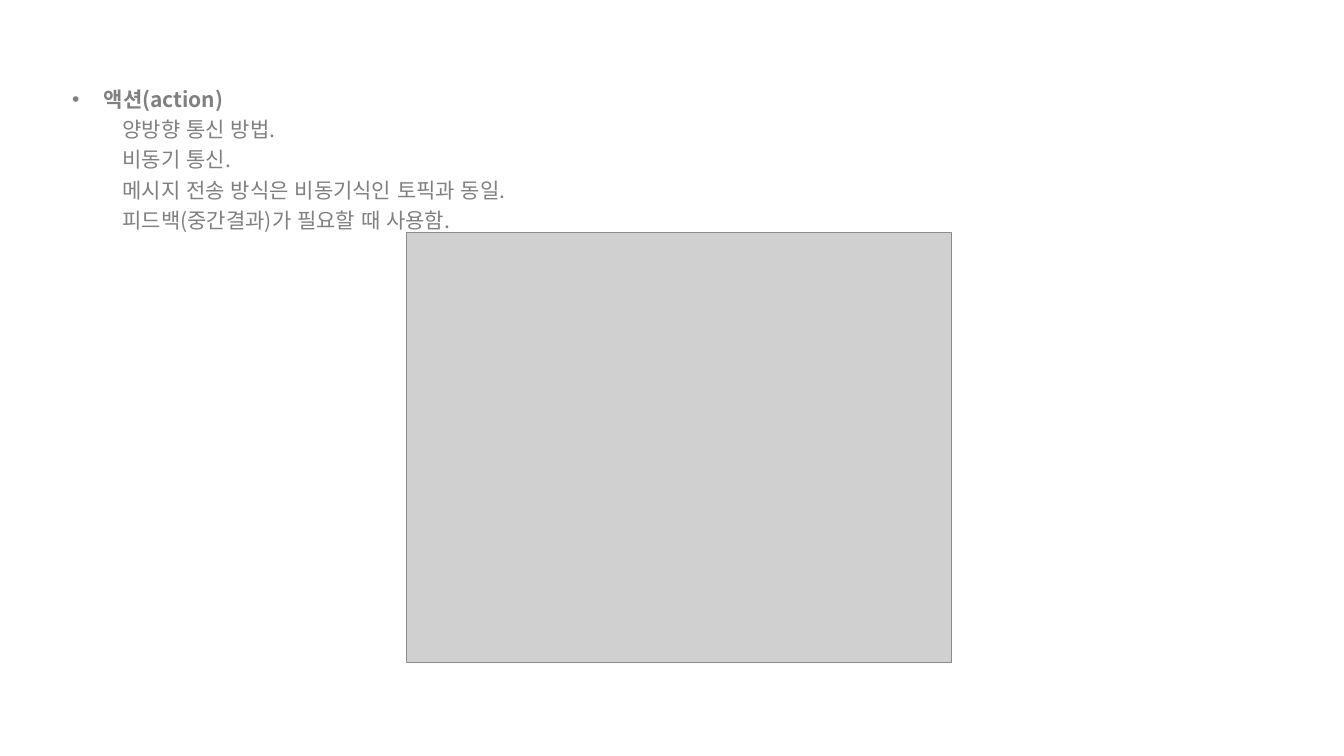
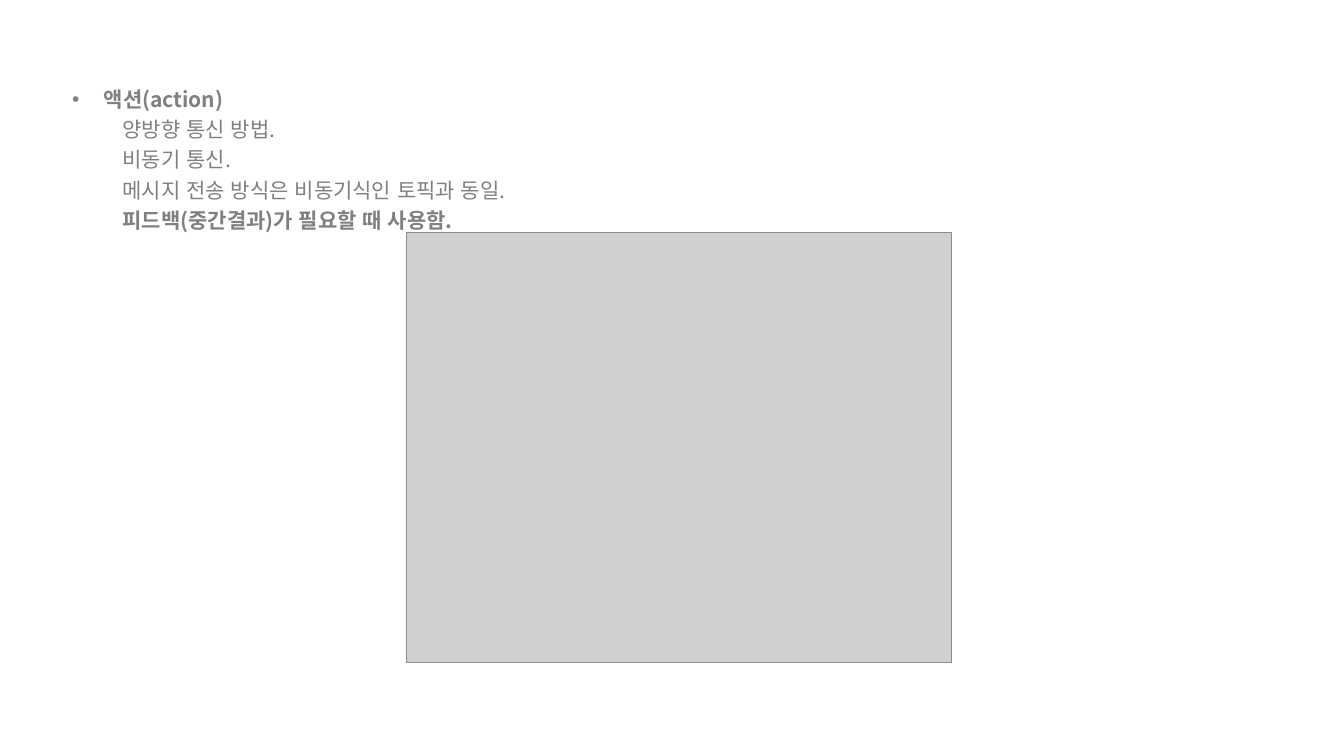
Before and after one commit to choeunyoung0208/silverzero, a slide deck: slide 8 of 200827/20.08.27.pptx. Drawn at 1344x756 pixels with LibreOffice and Linux fonts; fonts in the diff are those of the drawing; grey boxes stand for pictures. Boxes give left, top, right and bottom in pixels: in the first picture for what was removed or moved away, otherwise in the second. Text is boxed around its words. In the diff, an @@ line names an element or a change of style, - is before the commit and + after.

```diff
--- a/200827/20.08.27.pptx
+++ b/200827/20.08.27.pptx
@@ text at [123,210,453,233]: bold on in "피드백(중간결과)가 필요할 때 사용함." @@
```
Also in this commit, not shown: 4 other slides changed.
